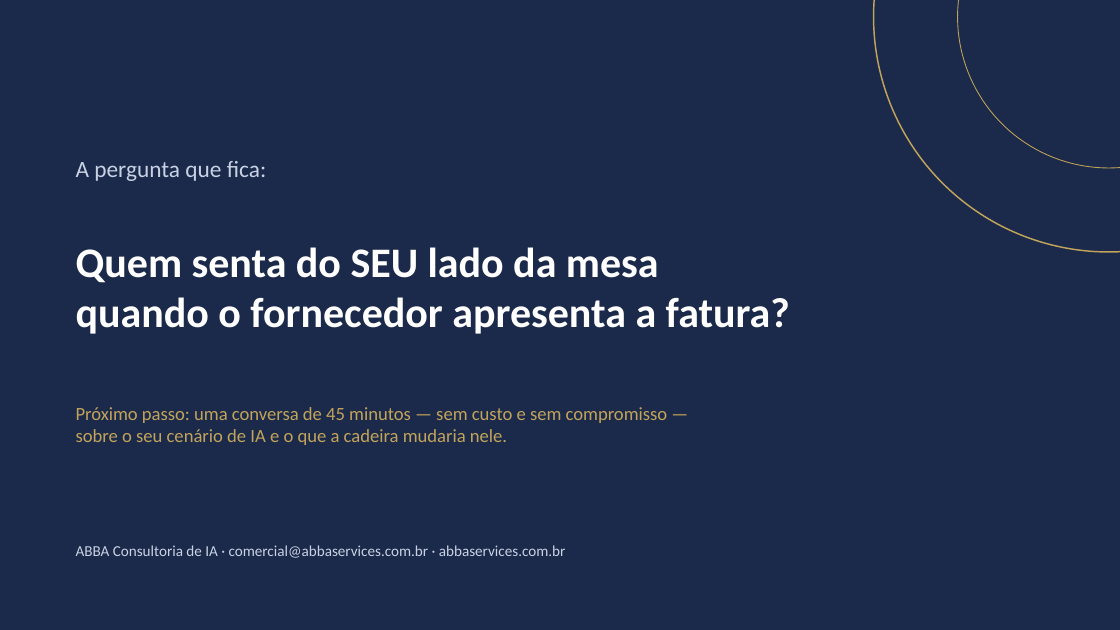
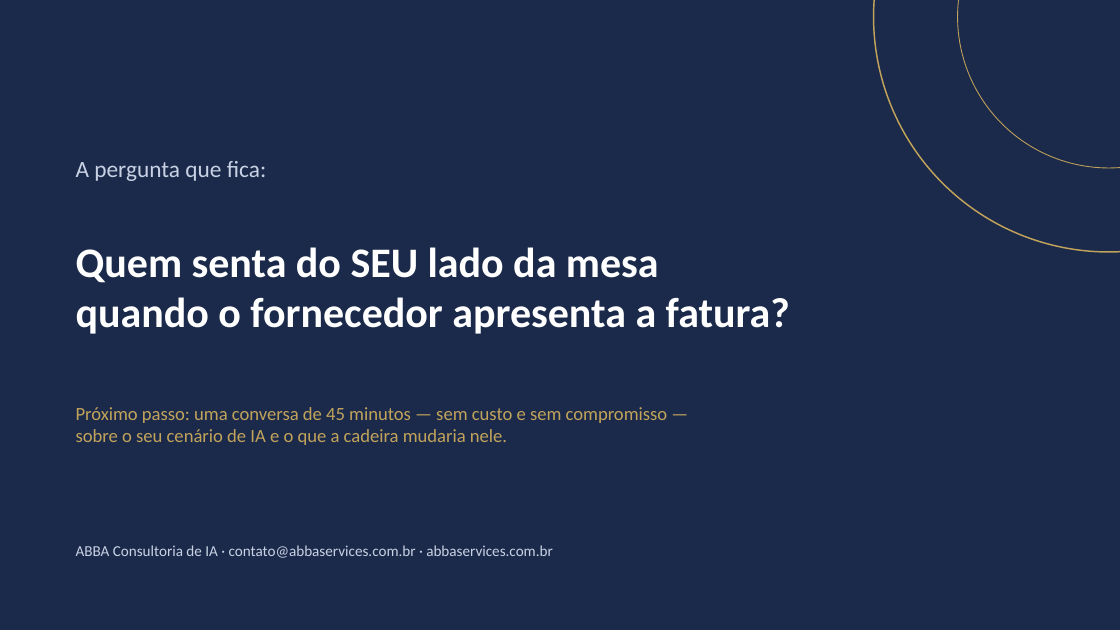
Before and after one commit to DanielMoraesCoca/abba-ops, a slide deck: slide 10 of 08-materiais/modelos/conselheiro-de-ia-deck.pptx. Drawn at 1120x630 pixels with LibreOffice and Linux fonts; fonts in the diff are those of the drawing. Boxes give left, top, right and bottom in pixels: in the first picture for what was removed or moved away, otherwise in the second. Text is boxed around its words. In the diff, an @@ line names an element or a change of style, - is before the commit and + after.

```diff
--- a/08-materiais/modelos/conselheiro-de-ia-deck.pptx
+++ b/08-materiais/modelos/conselheiro-de-ia-deck.pptx
@@ text at box(76, 545, 553, 558): text changed @@
-ABBA Consultoria de IA · comercial@abbaservices.com.br · abbaservices.com.br
+ABBA Consultoria de IA · contato@abbaservices.com.br · abbaservices.com.br
```
Also in this commit, not shown: 6 other files.
